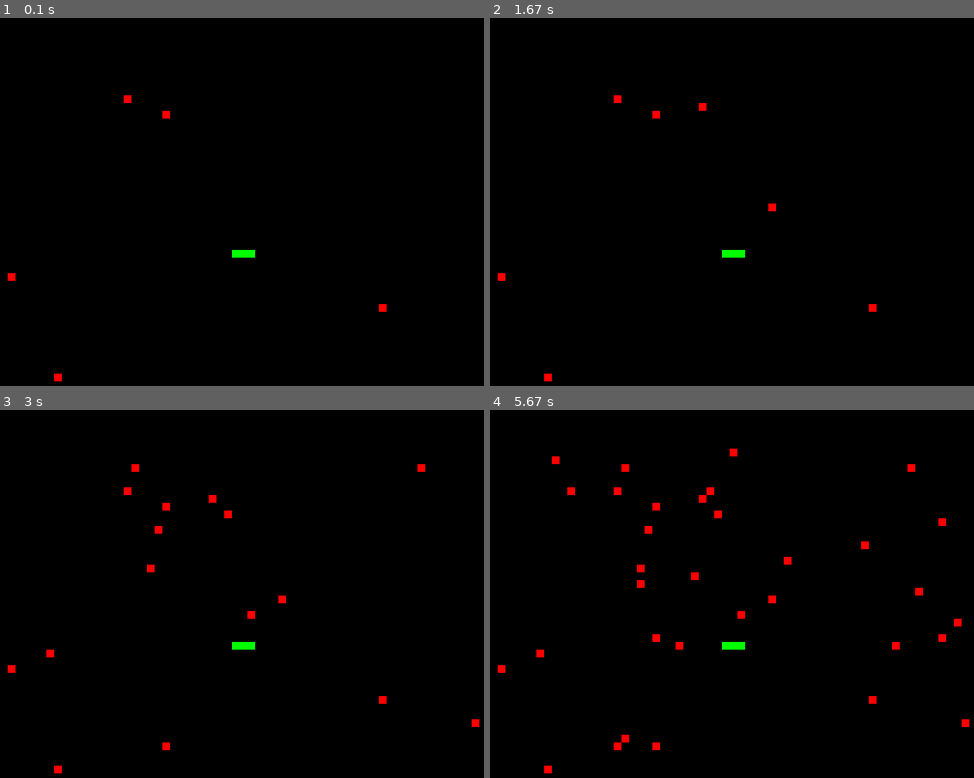
Above: before the commit, frames 1-4 (two rows, left to right).
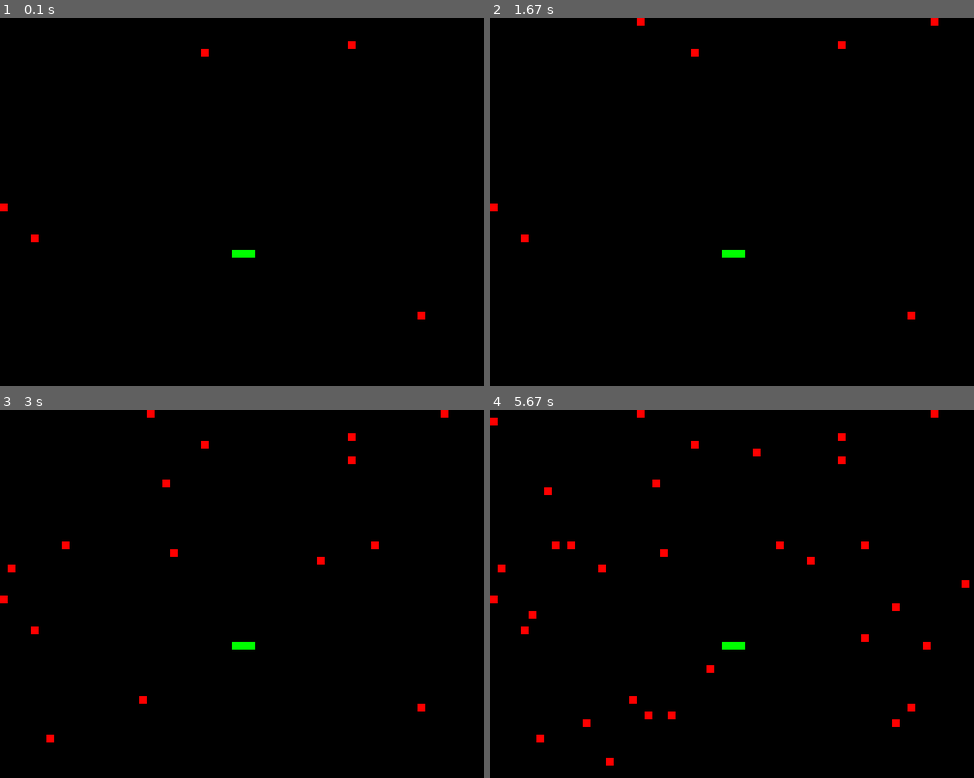
Above: after the commit, the same moments.

Repository: tassan/snake-pygame
Game: pygame game, started from snake.py
The game is run twice, just before and just after one commit, with the same random seed, the same clock (stepped at 60 frames per second) and the same inputs.
Inputs:
- Up to frame 1 (0.1 s): no input
- Up to frame 2 (1.67 s): tap Enter at 0.33 s
- Up to frame 3 (3 s): tap Space at 1.67, 2.13, 2.63 s
- Up to frame 4 (5.67 s): tap Space at 3.07, 3.57, 4.13, 4.58, 5.07, 5.53 s

The runs differ from the first frame. In frame 1, 0.3% of the frame differs, in the area x 0-88%, y 6-99%; in frame 2, 0.5%; in frame 3, 1.1%; in frame 4, 2.1%, in the area x 0-100%, y 0-99%.

Commit message:
Função para criar posições aleatórias

Diff:
--- a/snake.py
+++ b/snake.py
@@ -14,6 +14,12 @@
 snake = pygame.Surface((10, 10))
 snake.fill((0, 255, 0))
 
+def posicao_aleatoria():
+    x = random.randint(0, 630)
+    y = random.randint(0, 470)
+    return (x//10 * 10, y//10 * 10)
+
+
 # Definindo a nossa maçã
 apple = pygame.Surface((10, 10))
 apple.fill((255, 0, 0))
@@ -27,9 +33,7 @@
             pygame.quit()
             exit()
 
-        x = random.randint(0, 630)
-        y = random.randint(0, 470)
-        screen.blit(apple, (x//10 * 10, y//10 * 10))
+        screen.blit(apple, posicao_aleatoria())
 
         for pos in snake_positions:
             screen.blit(snake, pos)
